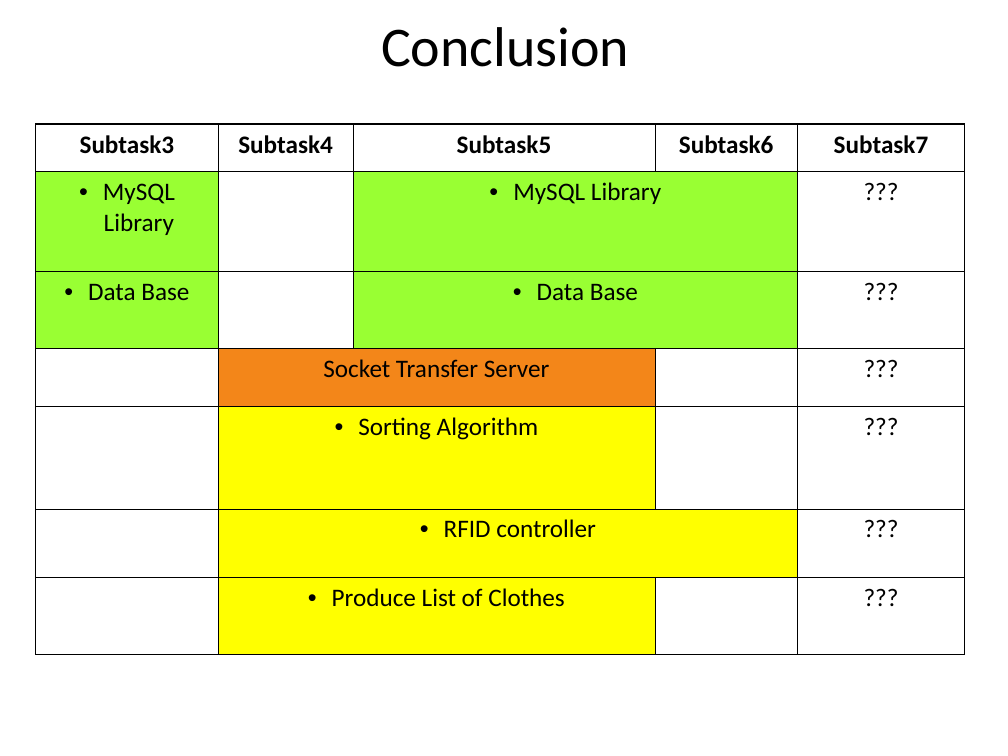
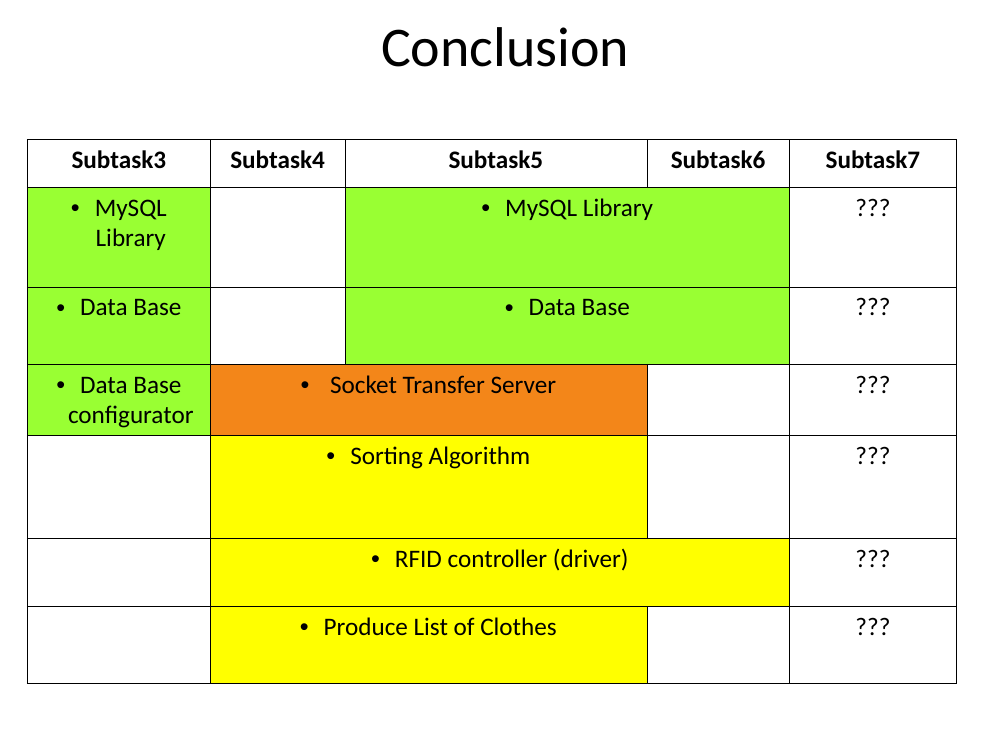
Before and after one commit to isurup/kalle-martin-group, a slide deck: slide 9 of RSD1/presentation/ExamKalle.ppt (slide 10 before the commit). Drawn at 1008x756 pixels with LibreOffice and Linux fonts; fonts in the diff are those of the drawing. Boxes give left, top, right and bottom in pixels: in the first picture for what was removed or moved away, otherwise in the second. Text is boxed around its words. In the diff, an @@ line names an element or a change of style, - is before the commit and + after.

```diff
--- a/RSD1/presentation/ExamKalle.ppt
+++ b/RSD1/presentation/ExamKalle.ppt
@@ table at bbox=[27, 140, 956, 660] @@
-row 4, column 1: 
+row 4, column 1: Data Base configurator
-row 6, column 2: RFID controller
+row 6, column 2: RFID controller (driver)
@@ fill #FFFFFF to #99FF33 in row 4, column 1 @@
@@ bullet none to • @@
@@ table: place and size @@
-table at bbox=[35, 124, 964, 632]
+table at bbox=[27, 140, 956, 660]
```
Also in this commit, not shown: 1 slide removed.
